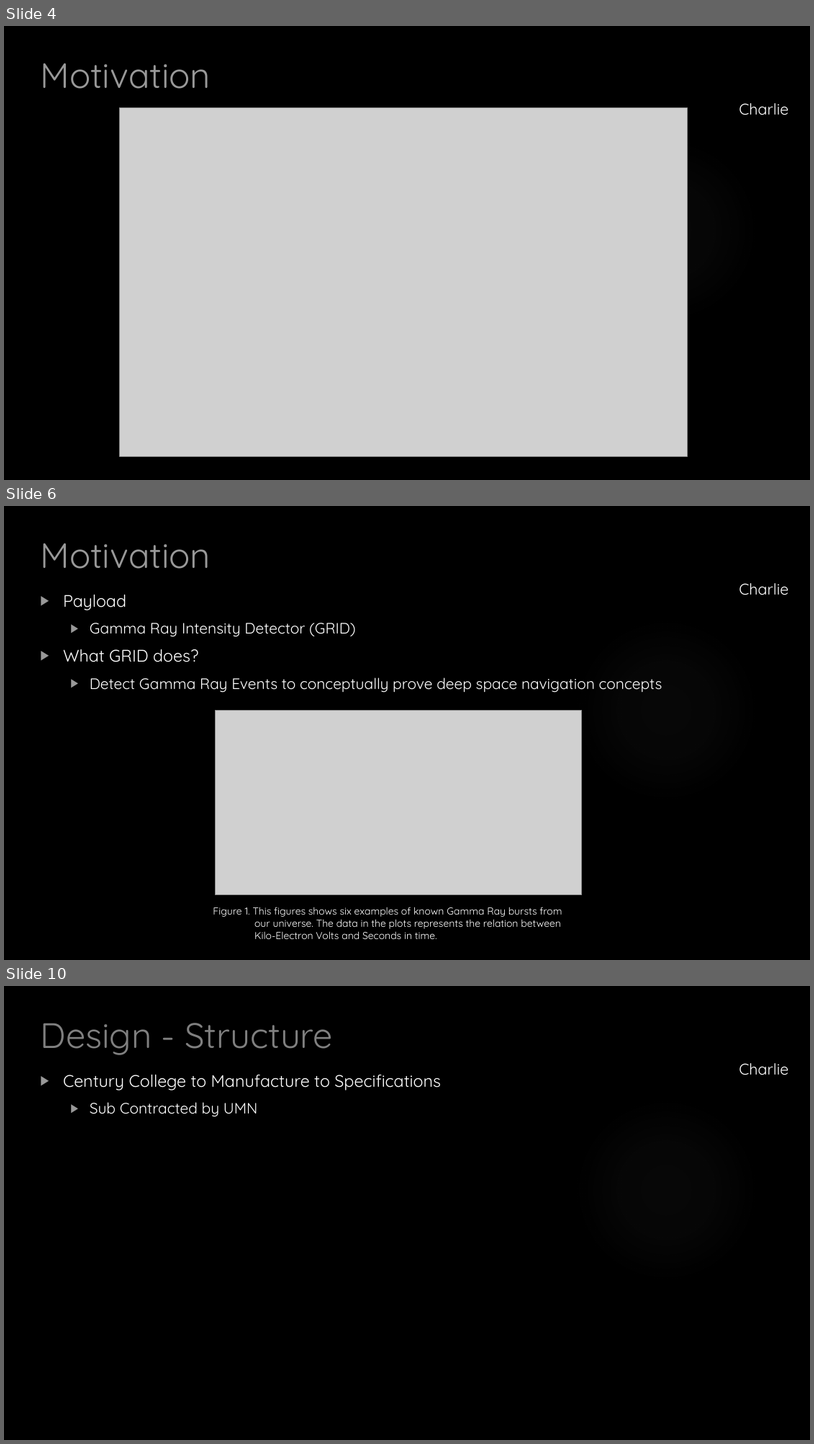
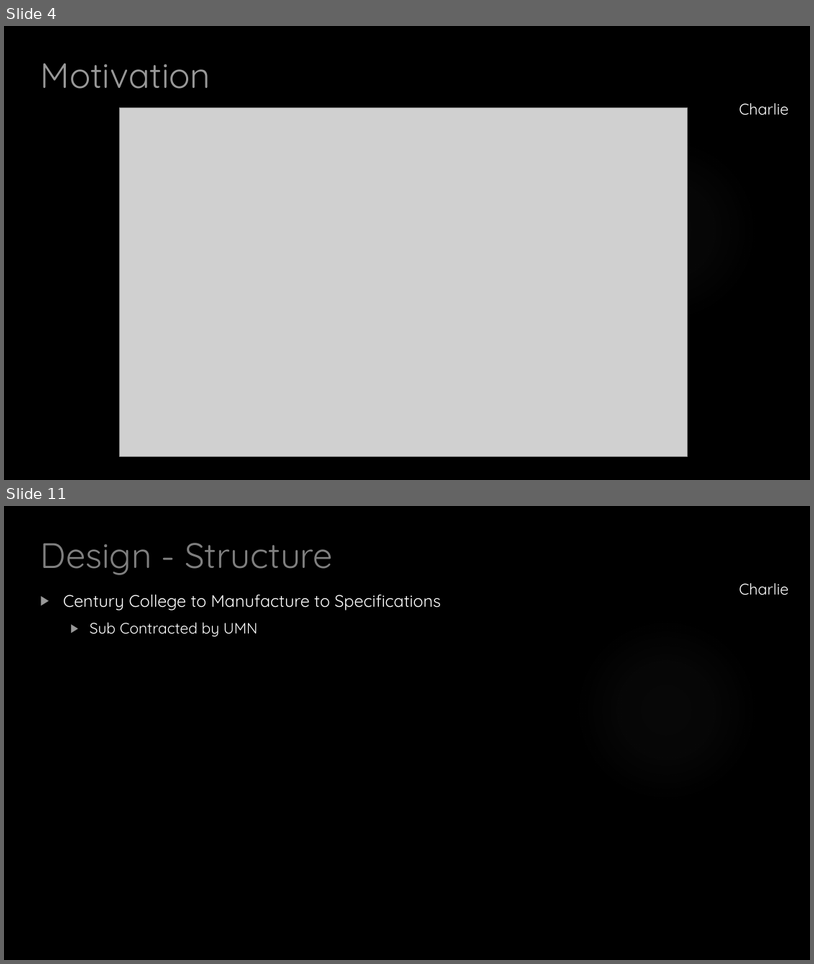
Before and after one commit to HASP-UMN/CubeSat, a slide deck: Presentations/CDR_Presentation.pptx. Shown one above the other, each under a label of ours: slides 4, 6 and 10 before the commit, slides 4 and 11 after it; the slides between them are not shown. The pictures are 814x1444 and 814x964 pixels, drawn with LibreOffice and Linux fonts; fonts in the diff are those of the drawing; grey boxes stand for pictures; background and template pictures are left out. Boxes give left, top, right and bottom in pixels: in the first picture for what was removed or moved away, otherwise in the second. Text is boxed around its words. In the diff, an @@ line names an element or a change of style, - is before the commit and + after.

```diff
--- a/Presentations/CDR_Presentation.pptx
+++ b/Presentations/CDR_Presentation.pptx
@@ slide 6 removed at [4, 506, 810, 960], background picture (left out); not listed: 1 template element that a slide beside it also shows @@
@@ title removed at [40, 543, 211, 569] @@
-Motivation
@@ text removed at [739, 583, 789, 595] @@
-Charlie
@@ text removed at [63, 594, 663, 692] @@
-▶ Payload
-  ▶ Gamma Ray Intensity Detector (GRID)
-▶ What GRID does?
-  ▶ Detect Gamma Ray Events to conceptually prove deep space navigation concepts
@@ picture removed at [215, 710, 581, 894] @@
@@ text removed at [213, 906, 562, 939] @@
-Figure 1. This figures shows six examples of known Gamma Ray bursts from our universe. The data in the plots represents the relation between Kilo-Electron Volts and Seconds in time.
@@ what was slide 10 is now slide 11 @@
```
Also in this commit, not shown: 11 slides changed, 13 slides added, 1 other file.
